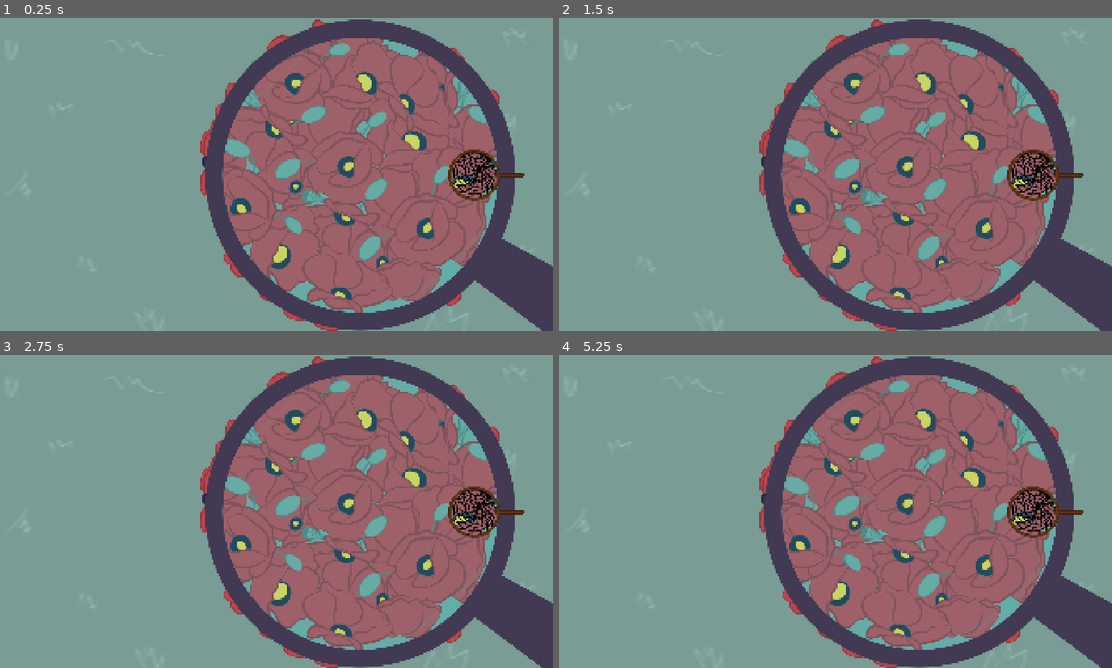
Above: before the commit, frames 1-4 (two rows, left to right).
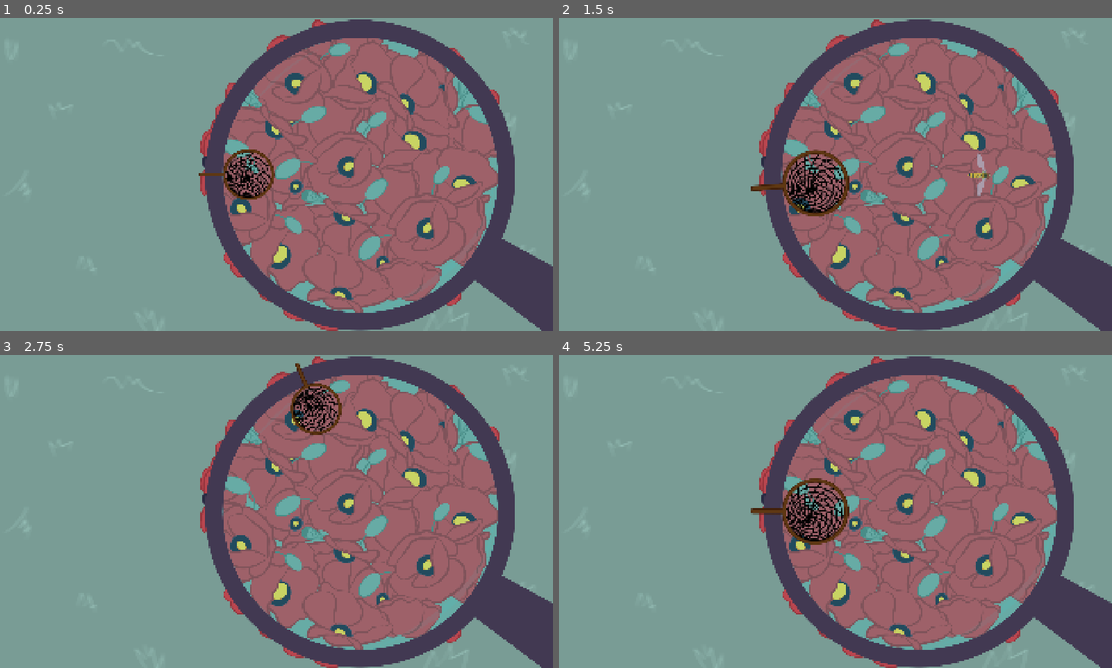
Above: after the commit, the same moments.

Repository: Trickylady/chad
Game: Godot game, scene res://arcade game/arcade2/arcade_2.tscn
The game is run twice, just before and just after one commit, with the same random seed, the same clock (stepped at 60 frames per second) and the same inputs. This scene is started directly instead of the project's main scene. Sound files missing from this copy of the repository are replaced by a short silence.
Inputs (mouse positions are in pixels of both pictures, inside the frame that each line leads up to):
- Up to frame 1 (0.25 s): no input
- Up to frame 2 (1.5 s): tap Enter at 0.5 s; move the mouse to (957, 158) at 0.52 s; click (957, 158) at 0.67 s; move the mouse to (724, 190) at 1.27 s; click (724, 190) at 1.42 s
- Up to frame 3 (2.75 s): move the mouse to (331, 442) at 2.02 s; click (331, 442) at 2.17 s
- Up to frame 4 (5.25 s): tap Space at 2.75, 4.25 s; move the mouse to (807, 574) at 2.77 s; click (807, 574) at 2.92 s; tap Enter at 3.5, 5 s; move the mouse to (1001, 558) at 3.52 s; click (1001, 558) at 3.67 s; move the mouse to (669, 464) at 4.27 s; click (669, 464) at 4.42 s; move the mouse to (863, 511) at 5.02 s; click (863, 511) at 5.17 s

The runs differ from the first frame. In frame 1, 1.7% of the frame differs, in the area x 35-95%, y 42-59%; in frame 2, 2.5%, in the area x 34-95%, y 42-64%; in frame 3, 1.8%; in frame 4, 2.4%.

Commit message:
Working Beatmap

Diff:
--- a/arcade game/arcade2/arcade_2.tscn
+++ b/arcade game/arcade2/arcade_2.tscn
@@ -1,11 +1,23 @@
-[gd_scene load_steps=5 format=3 uid="uid://bml32irxgeiu7"]
+[gd_scene load_steps=12 format=3 uid="uid://bml32irxgeiu7"]
 
+[ext_resource type="Script" uid="uid://c1lt7nbqhistm" path="res://scripts/Arcade2/collect_game.gd" id="1_firqu"]
 [ext_resource type="Texture2D" uid="uid://c6pgikccqi4ui" path="res://arcade game/arcade2/imgarcade2/bg-arcade2.png" id="1_psncv"]
 [ext_resource type="Texture2D" uid="uid://b8gbatl4djw7" path="res://arcade game/arcade2/imgarcade2/flowers.png" id="2_lh2y3"]
+[ext_resource type="JSON" path="res://arcade game/arcade2/test_music_beatmap.json" id="2_slv7c"]
+[ext_resource type="PackedScene" uid="uid://dfto688imvnwm" path="res://arcade game/arcade2/bumblebee.tscn" id="2_wbv1c"]
+[ext_resource type="AudioStream" uid="uid://dc3jm36tskxoi" path="res://arcade game/arcade2/immersing-into-electro-swing-152574.mp3" id="2_wfygq"]
 [ext_resource type="Texture2D" uid="uid://b3f6vj4j7efwr" path="res://arcade game/arcade2/imgarcade2/area-arcade2.png" id="3_firqu"]
+[ext_resource type="PackedScene" uid="uid://rjg0lumxy0bo" path="res://arcade game/arcade2/honeybee.tscn" id="3_slv7c"]
 [ext_resource type="PackedScene" uid="uid://bipqk25swnamv" path="res://arcade game/arcade2/net.tscn" id="4_lh2y3"]
+[ext_resource type="PackedScene" uid="uid://b127kbu00ac05" path="res://arcade game/arcade2/asianhornet.tscn" id="4_wfygq"]
+[ext_resource type="PackedScene" uid="uid://00bsen0o6cxl" path="res://arcade game/arcade2/hoverfly.tscn" id="5_xikv6"]
 
 [node name="Arcade2" type="Node2D"]
+script = ExtResource("1_firqu")
+MusicToPlay = ExtResource("2_wfygq")
+BeatMap = ExtResource("2_slv7c")
+CorrectCollectables = Array[PackedScene]([ExtResource("2_wbv1c"), ExtResource("3_slv7c")])
+WrongCollectables = Array[PackedScene]([ExtResource("4_wfygq"), ExtResource("5_xikv6")])
 
 [node name="backgroundarcade2" type="TextureRect" parent="."]
 offset_right = 40.0
@@ -20,11 +32,21 @@
 texture = ExtResource("2_lh2y3")
 
 [node name="mglass" type="TextureRect" parent="."]
+z_index = 1
 offset_left = 699.0
 offset_top = 6.0
 offset_right = 2575.0
 offset_bottom = 1475.0
 texture = ExtResource("3_firqu")
 
-[node name="Net" parent="." instance=ExtResource("4_lh2y3")]
-position = Vector2(1653, 532)
+[node name="GrabPoint" type="Node2D" parent="."]
+unique_name_in_owner = true
+z_index = 1
+position = Vector2(1730, 543)
+
+[node name="Net" parent="GrabPoint" instance=ExtResource("4_lh2y3")]
+position = Vector2(-85, -11)
+
+[node name="MidPoint" type="Node2D" parent="."]
+unique_name_in_owner = true
+position = Vector2(1254, 541)
--- /dev/null
+++ b/arcade game/arcade2/collectable.tscn
@@ -0,0 +1,6 @@
+[gd_scene load_steps=2 format=3 uid="uid://djik2rib3k85y"]
+
+[ext_resource type="Script" uid="uid://bs5rq4qougpfd" path="res://scripts/Arcade2/collectable.gd" id="1_7tomj"]
+
+[node name="Collectable" type="Node2D"]
+script = ExtResource("1_7tomj")
--- /dev/null
+++ b/arcade game/arcade2/test_music_beatmap.json
@@ -0,0 +1,314 @@
+{
+	"beatmap": [
+		{
+			"lane": 0,
+			"time": 2.0
+		},
+		{
+			"lane": 2,
+			"time": 3.683
+		},
+		{
+			"lane": 1,
+			"time": 5.363
+		},
+		{
+			"lane": 2,
+			"time": 7.038
+		},
+		{
+			"lane": 4,
+			"time": 8.707
+		},
+		{
+			"lane": 1,
+			"time": 10.367
+		},
+		{
+			"lane": 6,
+			"time": 12.018
+		},
+		{
+			"lane": 2,
+			"time": 13.658
+		},
+		{
+			"lane": 6,
+			"time": 15.286
+		},
+		{
+			"lane": 7,
+			"time": 16.901
+		},
+		{
+			"lane": 4,
+			"time": 18.503
+		},
+		{
+			"lane": 6,
+			"time": 20.09
+		},
+		{
+			"lane": 7,
+			"time": 21.662
+		},
+		{
+			"lane": 6,
+			"time": 23.219
+		},
+		{
+			"lane": 7,
+			"time": 24.76
+		},
+		{
+			"lane": 3,
+			"time": 26.285
+		},
+		{
+			"lane": 4,
+			"time": 27.793
+		},
+		{
+			"lane": 5,
+			"time": 29.286
+		},
+		{
+			"lane": 7,
+			"time": 30.762
+		},
+		{
+			"lane": 1,
+			"time": 32.221
+		},
+		{
+			"lane": 2,
+			"time": 33.665
+		},
+		{
+			"lane": 7,
+			"time": 35.093
+		},
+		{
+			"lane": 1,
+			"time": 36.505
+		},
+		{
+			"lane": 7,
+			"time": 37.901
+		},
+		{
+			"lane": 1,
+			"time": 39.282
+		},
+		{
+			"lane": 5,
+			"time": 40.648
+		},
+		{
+			"lane": 6,
+			"time": 41.999
+		},
+		{
+			"lane": 7,
+			"time": 43.336
+		},
+		{
+			"lane": 0,
+			"time": 44.659
+		},
+		{
+			"lane": 4,
+			"time": 45.968
+		},
+		{
+			"lane": 4,
+			"time": 47.264
+		},
+		{
+			"lane": 0,
+			"time": 48.546
+		},
+		{
+			"lane": 0,
+			"time": 49.816
+		},
+		{
+			"lane": 6,
+			"time": 51.074
+		},
+		{
+			"lane": 3,
+			"time": 52.32
+		},
+		{
+			"lane": 6,
+			"time": 53.554
+		},
+		{
+			"lane": 1,
+			"time": 54.776
+		},
+		{
+			"lane": 5,
+			"time": 55.988
+		},
+		{
+			"lane": 2,
+			"time": 57.189
+		},
+		{
+			"lane": 7,
+			"time": 58.38
+		},
+		{
+			"lane": 2,
+			"time": 59.561
+		},
+		{
+			"lane": 7,
+			"time": 60.732
+		},
+		{
+			"lane": 1,
+			"time": 61.894
+		},
+		{
+			"lane": 6,
+			"time": 63.047
+		},
+		{
+			"lane": 2,
+			"time": 64.192
+		},
+		{
+			"lane": 1,
+			"time": 65.328
+		},
+		{
+			"lane": 6,
+			"time": 66.456
+		},
+		{
+			"lane": 6,
+			"time": 67.576
+		},
+		{
+			"lane": 3,
+			"time": 68.688
+		},
+		{
+			"lane": 6,
+			"time": 69.793
+		},
+		{
+			"lane": 5,
+			"time": 70.892
+		},
+		{
+			"lane": 5,
+			"time": 71.983
+		},
+		{
+			"lane": 0,
+			"time": 73.068
+		},
+		{
+			"lane": 3,
+			"time": 74.147
+		},
+		{
+			"lane": 7,
+			"time": 75.22
+		},
+		{
+			"lane": 1,
+			"time": 76.288
+		},
+		{
+			"lane": 3,
+			"time": 77.35
+		},
+		{
+			"lane": 1,
+			"time": 78.406
+		},
+		{
+			"lane": 3,
+			"time": 79.458
+		},
+		{
+			"lane": 7,
+			"time": 80.505
+		},
+		{
+			"lane": 7,
+			"time": 81.548
+		},
+		{
+			"lane": 0,
+			"time": 82.586
+		},
+		{
+			"lane": 0,
+			"time": 83.62
+		},
+		{
+			"lane": 3,
+			"time": 84.651
+		},
+		{
+			"lane": 5,
+			"time": 85.678
+		},
+		{
+			"lane": 4,
+			"time": 86.702
+		},
+		{
+			"lane": 4,
+			"time": 87.722
+		},
+		{
+			"lane": 3,
+			"time": 88.74
+		},
+		{
+			"lane": 5,
+			"time": 89.755
+		},
+		{
+			"lane": 4,
+			"time": 90.767
+		},
+		{
+			"lane": 6,
+			"time": 91.777
+		},
+		{
+			"lane": 7,
+			"time": 92.785
+		},
+		{
+			"lane": 6,
+			"time": 93.792
+		},
+		{
+			"lane": 0,
+			"time": 94.797
+		},
+		{
+			"lane": 2,
+			"time": 95.8
+		},
+		{
+			"lane": 2,
+			"time": 96.802
+		},
+		{
+			"lane": 1,
+			"time": 97.804
+		}
+	],
+	"bpm": 120.0,
+	"total_beats": 77
+}
--- /dev/null
+++ b/scripts/Arcade2/collect_game.gd
@@ -0,0 +1,196 @@
+extends Node2D
+
+const CIRCLE_RADIUS := 476.0
+const COLLECTABLE_OFFSET := 40.0
+const BEAT_TIMING_OFFSET := 85.0
+const COLLECTABLE_SPEED := 1.25
+const HIT_DISTANCE_THRESHOLD := 180.0
+const COLLECTABLE = preload("uid://djik2rib3k85y")
+
+@export var MusicToPlay: AudioStreamMP3 = null
+@export var BeatMap: JSON = null
+@export var CorrectCollectables: Array[PackedScene] = []
+@export var WrongCollectables: Array[PackedScene] = []
+
+@onready var grab_point: Node2D = %GrabPoint
+@onready var mid_point: Node2D = %MidPoint
+
+var current_tween: Tween
+var audio_player: AudioStreamPlayer
+var beatmap_notes: Array = []
+var next_note_index: int = 0
+
+var active_collectables: Array[Node2D] = []
+
+func _ready() -> void:
+	audio_player = AudioStreamPlayer.new()
+	add_child(audio_player)
+
+	if MusicToPlay:
+		audio_player.stream = MusicToPlay
+
+	if BeatMap and BeatMap.data:
+		var data = BeatMap.data
+		if data is Dictionary and data.has("beatmap"):
+			beatmap_notes = data["beatmap"]
+		elif data is Array:
+			beatmap_notes = data
+
+	if MusicToPlay:
+		audio_player.play()
+
+func _process(_delta: float) -> void:
+	_grabber_movement()
+	_check_beatmap_spawns()
+
+func _unhandled_input(event: InputEvent) -> void:
+	if event is InputEventMouseButton and event.pressed and event.button_index == MOUSE_BUTTON_LEFT:
+		trigger_pop()
+		_check_hit()
+
+func _grabber_movement() -> void:
+	var mouse_pos := get_global_mouse_position()
+	var direction := mid_point.global_position.direction_to(mouse_pos)
+
+	if direction == Vector2.ZERO:
+		direction = Vector2.RIGHT
+
+	grab_point.global_position = mid_point.global_position + (direction * CIRCLE_RADIUS)
+	grab_point.rotation = direction.angle()
+
+func trigger_pop() -> void:
+	if current_tween and current_tween.is_running():
+		current_tween.kill()
+
+	current_tween = create_tween().set_parallel(false)
+
+	current_tween.tween_property(grab_point, "scale", Vector2.ONE * 1.3, 0.06).set_trans(Tween.TRANS_SINE)
+	current_tween.tween_property(grab_point, "scale", Vector2.ONE, 0.1).set_trans(Tween.TRANS_SINE)
+
+func _check_hit() -> void:
+	if active_collectables.is_empty():
+		return
+
+	var closest_collectable: Node2D = null
+	var min_distance := INF
+
+	for collectable in active_collectables:
+		if not is_instance_valid(collectable):
+			continue
+		var dist = collectable.global_position.distance_to(grab_point.global_position)
+		if dist < min_distance:
+			min_distance = dist
+			closest_collectable = collectable
+
+	if closest_collectable == null or min_distance > HIT_DISTANCE_THRESHOLD:
+		return
+
+	if closest_collectable.has_meta("is_correct") and closest_collectable.get_meta("is_correct"):
+		print("Good!")
+	else:
+		print("Bad!")
+
+	_pop_collectable_early(closest_collectable)
+
+func _pop_collectable_early(collectable: Node2D) -> void:
+	active_collectables.erase(collectable)
+
+	if collectable.has_meta("lifecycle_tween"):
+		var old_tween = collectable.get_meta("lifecycle_tween") as Tween
+		if old_tween and old_tween.is_running():
+			old_tween.kill()
+
+	var tween = create_tween()
+	tween.tween_property(collectable, "scale", Vector2.ZERO, 0.15).set_trans(Tween.TRANS_BACK).set_ease(Tween.EASE_IN)
+	tween.tween_callback(collectable.queue_free)
+
+func _check_beatmap_spawns() -> void:
+	if not audio_player or not audio_player.playing:
+		return
+
+	if next_note_index >= beatmap_notes.size():
+		return
+
+	var current_audio_time := audio_player.get_playback_position()
+
+	while next_note_index < beatmap_notes.size():
+		var note_data = beatmap_notes[next_note_index]
+		var note_time = note_data["time"]
+
+		var spawn_time = note_time - COLLECTABLE_SPEED
+
+		if current_audio_time >= spawn_time:
+			_spawn_collectable_from_note(note_data)
+			next_note_index += 1
+		else:
+			break
+
+func _spawn_collectable_from_note(note_data: Dictionary) -> void:
+	var pool_choice = randf()
+	var active_pool: Array[PackedScene] = []
+	var is_correct_pool := true
+
+	if pool_choice < 0.5 and not CorrectCollectables.is_empty():
+		active_pool = CorrectCollectables
+		is_correct_pool = true
+	elif not WrongCollectables.is_empty():
+		active_pool = WrongCollectables
+		is_correct_pool = false
+	elif not CorrectCollectables.is_empty():
+		active_pool = CorrectCollectables
+		is_correct_pool = true
+
+	if active_pool.is_empty():
+		return
+
+	var scene_to_spawn = active_pool.pick_random()
+	var collectable = scene_to_spawn.instantiate() as Node2D
+
+	collectable.set_meta("is_correct", is_correct_pool)
+
+	get_parent().add_child(collectable)
+	active_collectables.append(collectable)
+
+	collectable.global_position = mid_point.global_position
+	collectable.scale = Vector2.ZERO
+
+	var eight_directions = [
+		0.0,
+		PI / 4,
+		PI / 2,
+		3 * PI / 4,
+		PI,
+		5 * PI / 4,
+		3 * PI / 2,
+		7 * PI / 4
+	]
+
+	var chosen_angle = 0.0
+	if note_data.has("lane"):
+		var lane = int(note_data["lane"])
+		chosen_angle = eight_directions[lane % eight_directions.size()]
+	elif note_data.has("angle"):
+		chosen_angle = note_data["angle"]
+
+	var outward_dir = Vector2.RIGHT.rotated(chosen_angle)
+	var target_edge_pos = mid_point.global_position + (outward_dir * (CIRCLE_RADIUS - COLLECTABLE_OFFSET))
+
+	collectable.rotation = outward_dir.angle() + (PI / 2)
+
+	var beat_distance = CIRCLE_RADIUS - BEAT_TIMING_OFFSET
+	var stop_distance = CIRCLE_RADIUS - COLLECTABLE_OFFSET
+	var speed = beat_distance / COLLECTABLE_SPEED
+	var actual_travel_duration = stop_distance / speed
+
+	_animate_collectable_lifecycle(collectable, target_edge_pos, actual_travel_duration)
+
+func _animate_collectable_lifecycle(collectable: Node2D, target_pos: Vector2, travel_duration: float) -> void:
+	var tween = create_tween()
+	collectable.set_meta("lifecycle_tween", tween)
+
+	tween.parallel().tween_property(collectable, "scale", Vector2.ONE, 0.25).set_trans(Tween.TRANS_BACK).set_ease(Tween.EASE_OUT)
+	tween.parallel().tween_property(collectable, "global_position", target_pos, travel_duration).set_trans(Tween.TRANS_LINEAR)
+
+	tween.chain().tween_callback(func(): active_collectables.erase(collectable))
+	tween.chain().tween_property(collectable, "scale", Vector2.ZERO, 0.15).set_trans(Tween.TRANS_BACK).set_ease(Tween.EASE_IN)
+	tween.chain().tween_callback(collectable.queue_free)
--- /dev/null
+++ b/scripts/Arcade2/collectable.gd
@@ -0,0 +1,4 @@
+class_name Collectable
+extends Node2D
+
+@export var Is_Good := true
Not shown, added: arcade game/arcade2/immersing-into-electro-swing-152574.mp3.import
Not shown, added: music/electro-swing-jazz-short-236102.mp3.import
Not shown, added: scripts/Arcade2/collect_game.gd.uid
Not shown, added: scripts/Arcade2/collectable.gd.uid
Not shown, added: walkingsimulator/cheerful-electro-swing-152580.mp3.import
